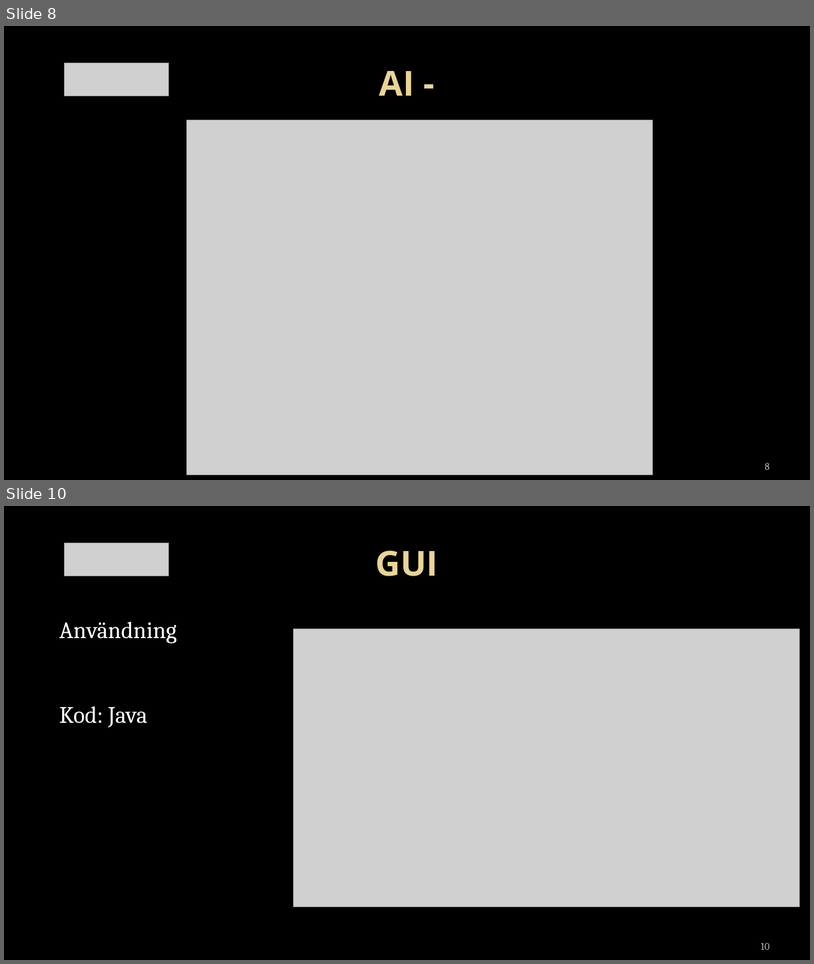
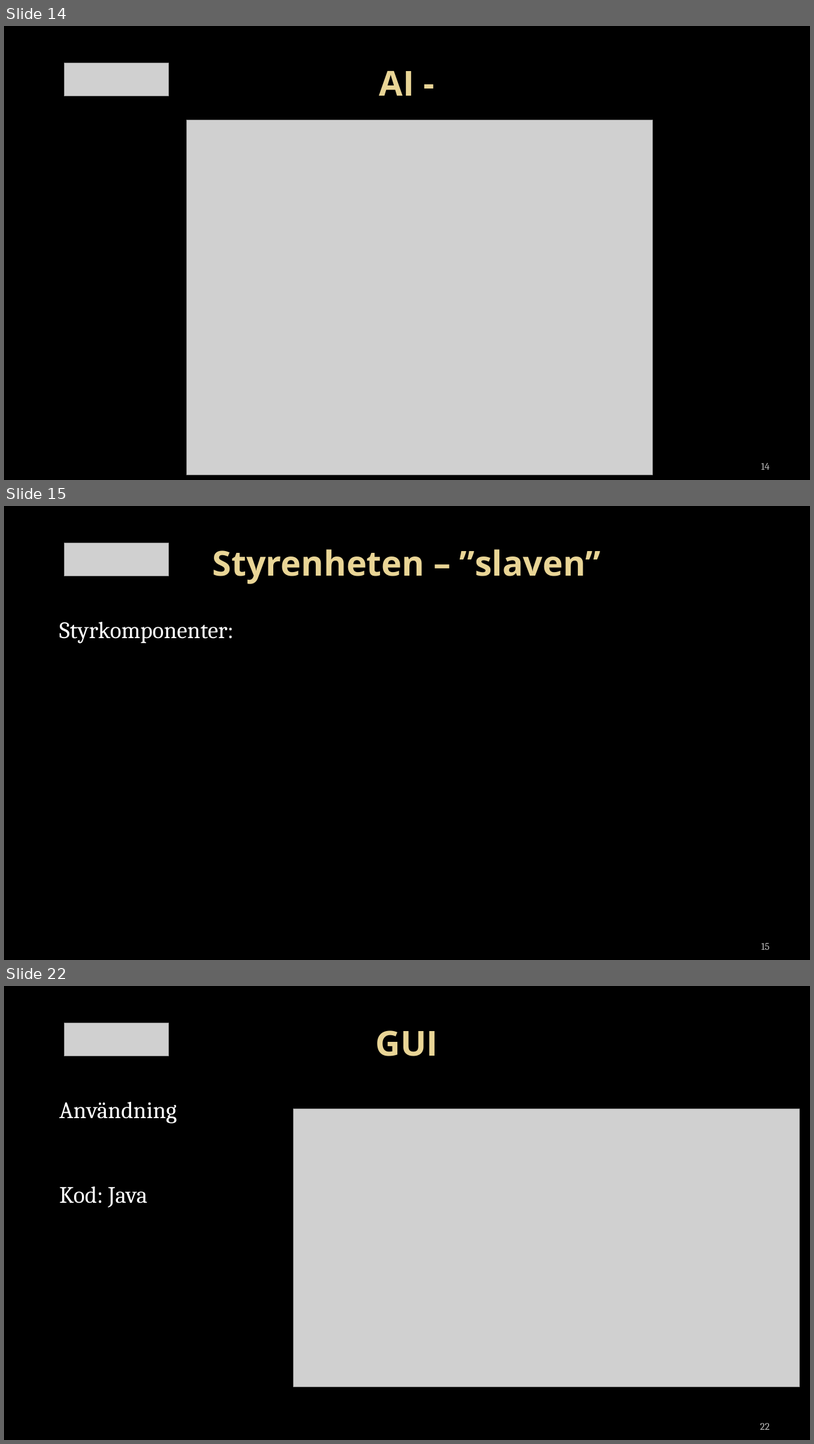
Before and after one commit to towni0/TSEA29---MrRobot, a slide deck: docs/TSEA29 - presentation v.01.pptx. Shown one above the other, each under a label of ours: slides 8 and 10 before the commit, slides 14, 15 and 22 after it; the slides between them are not shown. The pictures are 814x964 and 814x1444 pixels, drawn with LibreOffice and Linux fonts; fonts in the diff are those of the drawing; grey boxes stand for pictures; background and template pictures are left out. Boxes give left, top, right and bottom in pixels: in the first picture for what was removed or moved away, otherwise in the second. Text is boxed around its words. In the diff, an @@ line names an element or a change of style, - is before the commit and + after.

```diff
--- a/docs/TSEA29 - presentation v.01.pptx
+++ b/docs/TSEA29 - presentation v.01.pptx
@@ slide 15 added at [4,506,810,960], background picture (left out) @@
@@ picture added at [64,543,168,576] @@
@@ title added at [213,549,601,584], 41 pt, text gradient #EAD696 to #E7D081, bold @@
+Styrenheten – ”slaven”
@@ text added at [59,622,234,643], 28 pt, text #FFFFFF @@
+Styrkomponenter:
@@ page number added at [762,942,770,949], 12 pt, text #BDBDBD @@
+15
@@ what was slide 8 is now slide 14 @@
@@ page number at [761,462,770,469]: text changed @@
-8
+14
@@ what was slide 10 is now slide 22 @@
@@ page number at [761,1422,770,1429]: text changed @@
-10
+22
```
Also in this commit, not shown: 2 slides changed, 11 other slides added.
